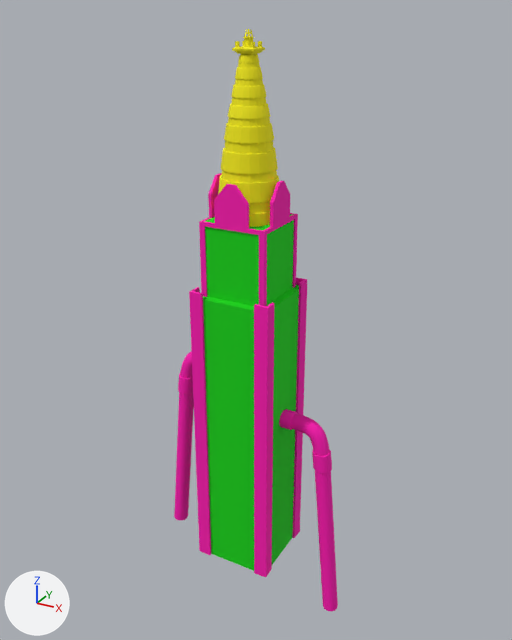
The FBX model Assets/_GameAssets/Environnement/Objects/Tower/Meshs/m_tower.FBX, before and after one commit.
Rendered twice from a 50 mm lens placed at (31.8, -56.5, 56.2), pointed at (0.1, 1.1, 27.4). The axes (+X, +Y, +Z) are drawn at lower left. The lights are the same throughout.
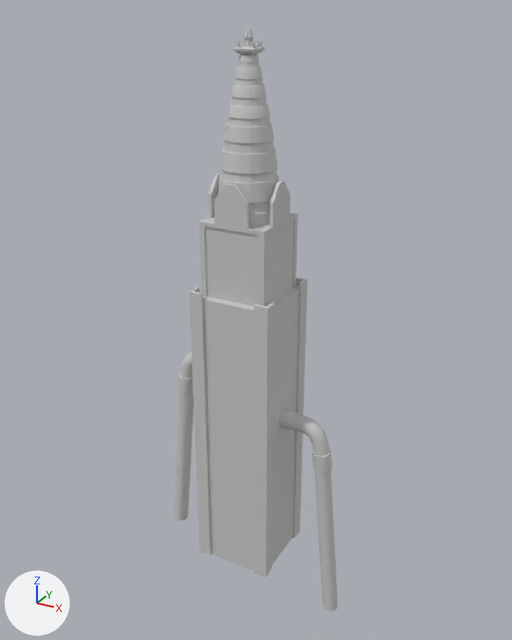
Changed parts and their boxes [x1, y1, x2, y2] in the pictures (512 x 640 px):
part 1 of me_mesh, recoloured (pink to grey)
    both: [174, 173, 338, 611]
part 2 of me_mesh, recoloured (green to grey)
    both: [203, 214, 299, 571]
part 3 of me_mesh, recoloured (yellow to grey)
    both: [218, 29, 279, 227]

The edits, one by one:
Material '07 - Default' (mat_07___default) is new.
Its base color is (0.588, 0.588, 0.588) (light grey #cacaca).
Its roughness is 0.859.
me_mesh has 3348 vertices, 3302 faces and spans x -10.4..11.0, y -4.3..4.3, z -4.8..54.6.
me_mesh is used by ob_box001; location (0.0, 0.0, 0.0).
me_mesh no longer uses material mat_material__2 (light grey #cacaca).
me_mesh part 1: all 880 faces that had it switch from mat_metal2 (pink #ff00b2) to mat_07___default (light grey #cacaca).
me_mesh part 2: all 65 faces that had it switch from mat_metal1 (green #00d700) to mat_07___default (light grey #cacaca).
me_mesh part 3: all 2333 faces that had it switch from mat_gold (yellow #f5ec00) to mat_07___default (light grey #cacaca).
